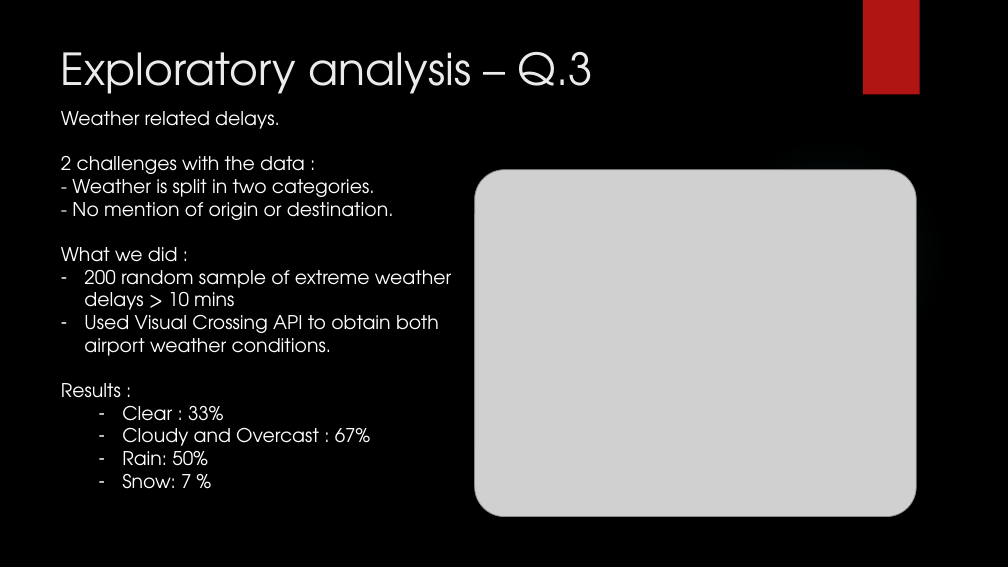
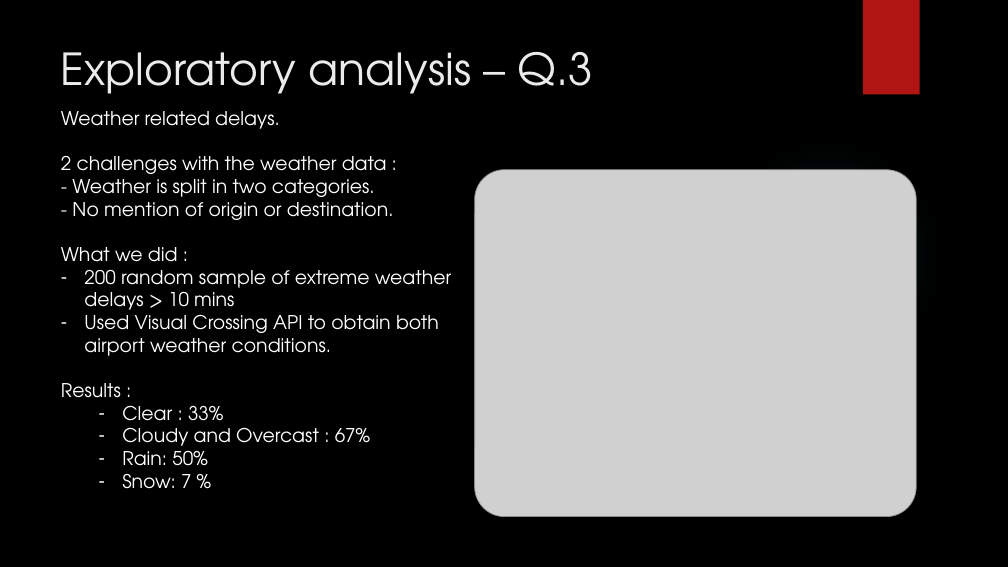
Before and after one commit to kyletsang0/flight-delay-predictor, a slide deck: slide 10 of midterm_presentation.ppsx. Drawn at 1008x567 pixels with LibreOffice and Linux fonts; fonts in the diff are those of the drawing; grey boxes stand for pictures; background and template pictures are left out. Boxes give left, top, right and bottom in pixels: in the first picture for what was removed or moved away, otherwise in the second. Text is boxed around its words. In the diff, an @@ line names an element or a change of style, - is before the commit and + after.

```diff
--- a/midterm_presentation.ppsx
+++ b/midterm_presentation.ppsx
@@ text at bbox=[61, 156, 387, 174]: text changed @@
-2 challenges with the data :
+2 challenges with the weather data :
```
Also in this commit, not shown: 5 other slides changed, 2 slides added.
